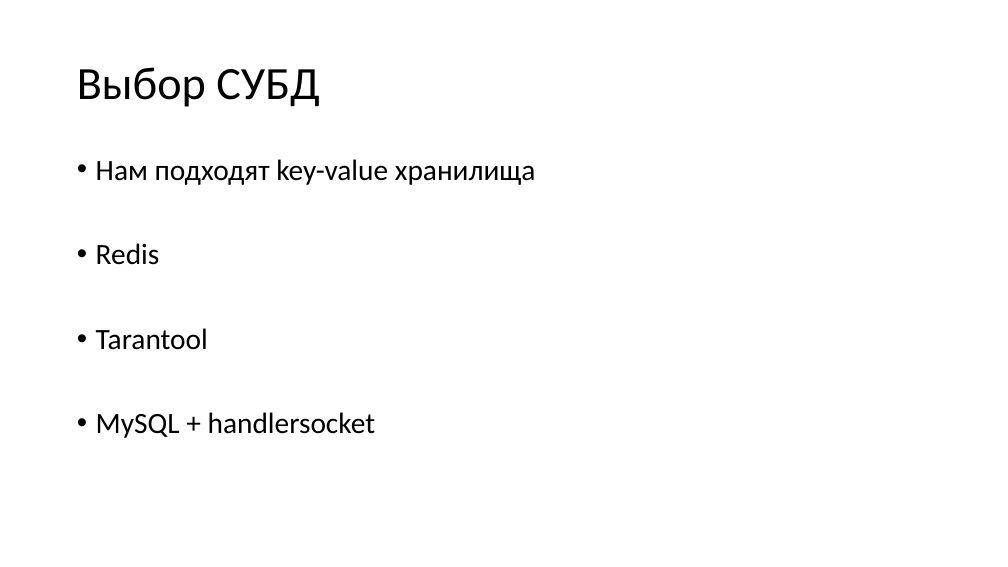
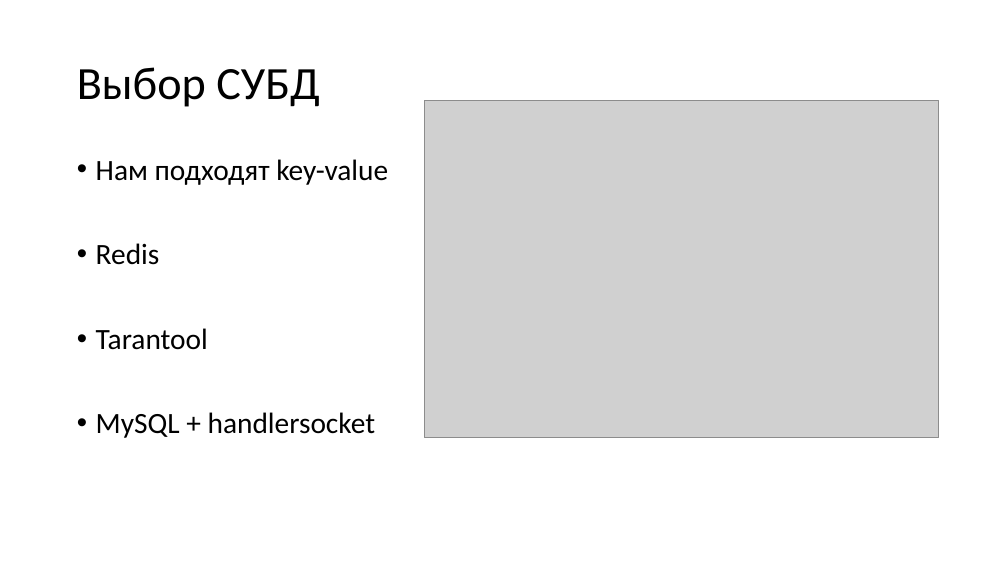
Before and after one commit to aensidhe/presentations, a slide deck: slide 2 of 2017/02/Tarantool for windows applications/Presentation.pptx. Drawn at 1008x567 pixels with LibreOffice and Linux fonts; fonts in the diff are those of the drawing; grey boxes stand for pictures. Boxes give left, top, right and bottom in pixels: in the first picture for what was removed or moved away, otherwise in the second. Text is boxed around its words. In the diff, an @@ line names an element or a change of style, - is before the commit and + after.

```diff
--- a/2017/02/Tarantool for windows applications/Presentation.pptx
+++ b/2017/02/Tarantool for windows applications/Presentation.pptx
@@ picture added at [424, 101, 938, 439] @@
@@ text at [96, 159, 388, 185]: text changed @@
-• Нам подходят key-value хранилища
+• Нам подходят key-value
```
Also in this commit, not shown: 5 other slides changed, 1 slide added, 1 other file.
